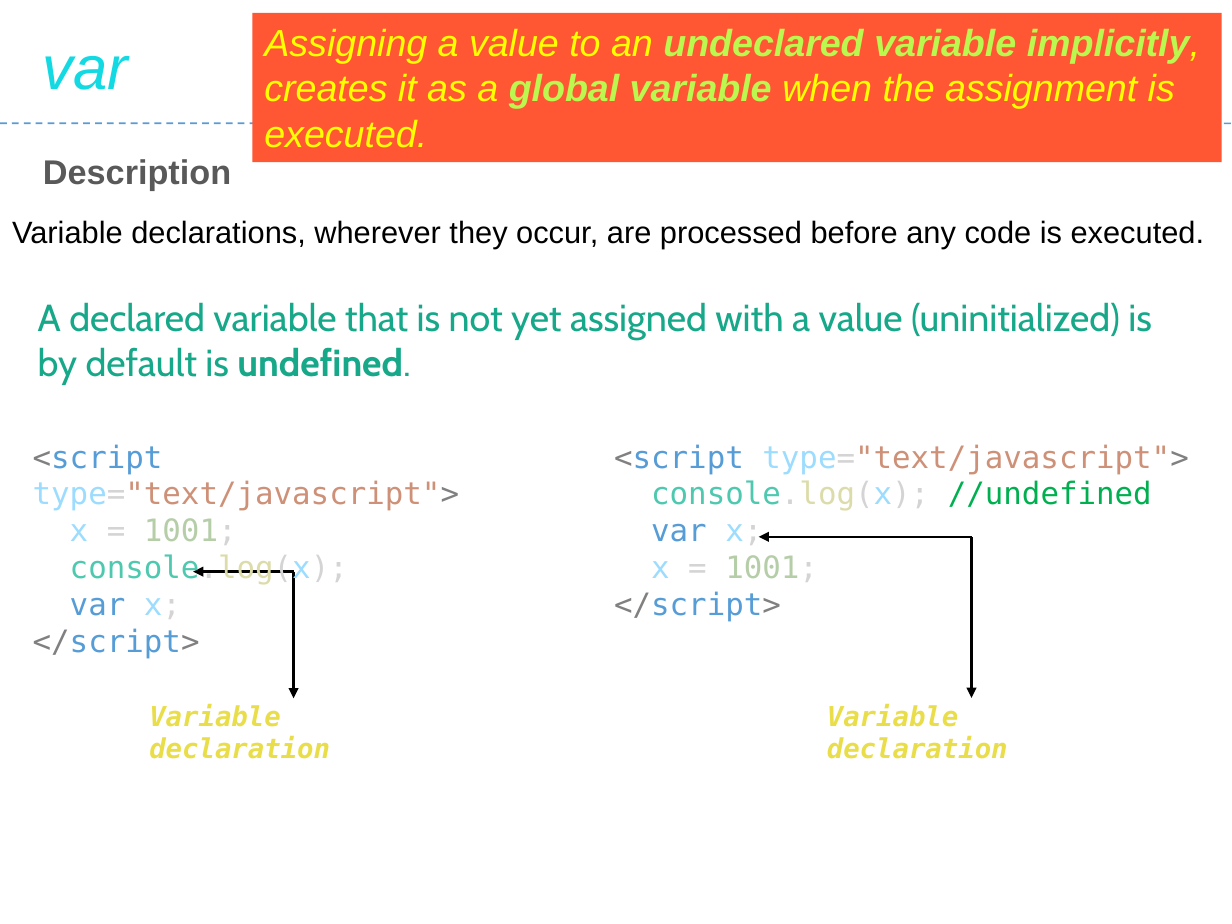
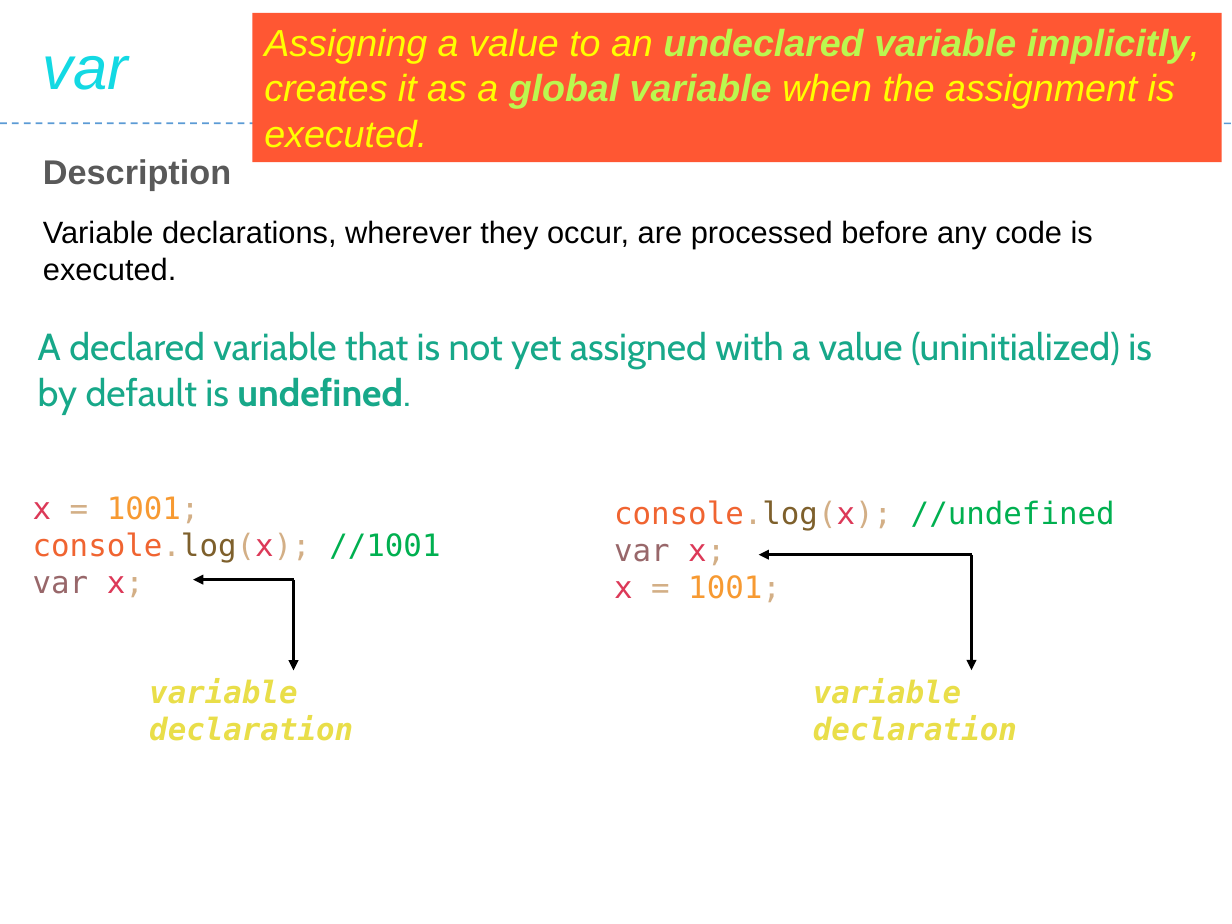
Before and after one commit to Saleel-Bagde/PPT-s, a slide deck: slide 33 of JavaScript.pptx (slide 32 before the commit). Drawn at 1232x924 pixels with LibreOffice and Linux fonts; fonts in the diff are those of the drawing. Boxes give left, top, right and bottom in pixels: in the first picture for what was removed or moved away, otherwise in the second. Text is boxed around its words. In the diff, an @@ line names an element or a change of style, - is before the commit and + after.

```diff
--- a/JavaScript.pptx
+++ b/JavaScript.pptx
@@ text "Variable declarations, wherever they occur, ..." rewrapped from (12,220,1204,249) to (43,220,1093,281) @@
@@ text "A declared variable that is ...": place and size @@
-text "A declared variable that is ..." at (38,302,1152,385)
+text "A declared variable that is ..." at (38,331,1152,415)
@@ text at (33,444,459,511): paragraph removed @@
-<script type="text/javascript">
@@ text at (614,444,1188,474): paragraph removed @@
-<script type="text/javascript">
@@ text at (33,496,440,597): paragraph removed @@
-</script>
@@ text "x = 1001;": place and size @@
-text "x = 1001;" at (33,444,459,619)
+text "x = 1001;" at (33,496,440,597)
@@ text at (33,496,200,597): text colour #9CDCFE to #DC3958 in "x", "x;"; text colour #D4D4D4 to #D3AF86 in "= 1001;", "x;"; text colour #B5CEA8 to #F79A32 in "1001;"; text colour #569CD6 to #98676A in "var" @@
@@ text "console.log(x); //undefined": place and size @@
-text "console.log(x); //undefined" at (614,444,1188,622)
+text "console.log(x); //undefined" at (614,500,1115,602)
@@ text "console.log(x); //undefined" at (614,500,1115,602): text colour #4EC9B0 to #F06431, text colour #DCDCAA to #7E602C in "console.log(x);"; text colour #D4D4D4 to #D3AF86 in "console.log(x);", "x;", "= 1001;"; text colour #9CDCFE to #DC3958 in "console.log(x);", "x;", "x"; text colour #569CD6 to #98676A in "var"; text colour #B5CEA8 to #F79A32 in "1001;" @@
@@ text at (33,532,440,563): text changed; text colour #4EC9B0 to #F06431 @@
-console.log(x);
+console.log(x); //1001
@@ arrow moved from (972, 537) - (759, 537) to (972, 554) - (759, 554) @@
@@ arrow moved from (972, 537) - (972, 699) to (972, 554) - (972, 670) @@
@@ arrow moved from (293, 572) - (193, 572) to (293, 579) - (193, 579) @@
@@ arrow moved from (293, 572) - (293, 699) to (293, 579) - (293, 670) @@
@@ text at (614,591,781,622): paragraph removed @@
-</script>
@@ text at (149,678,353,741): text changed; size 16 to 18 pt @@
-Variable declaration
+variable declaration
@@ text at (813,678,1017,741): text changed; size 16 to 18 pt @@
-Variable declaration
+variable declaration
```
Also in this commit, not shown: 14 other slides changed, 1 slide added.
